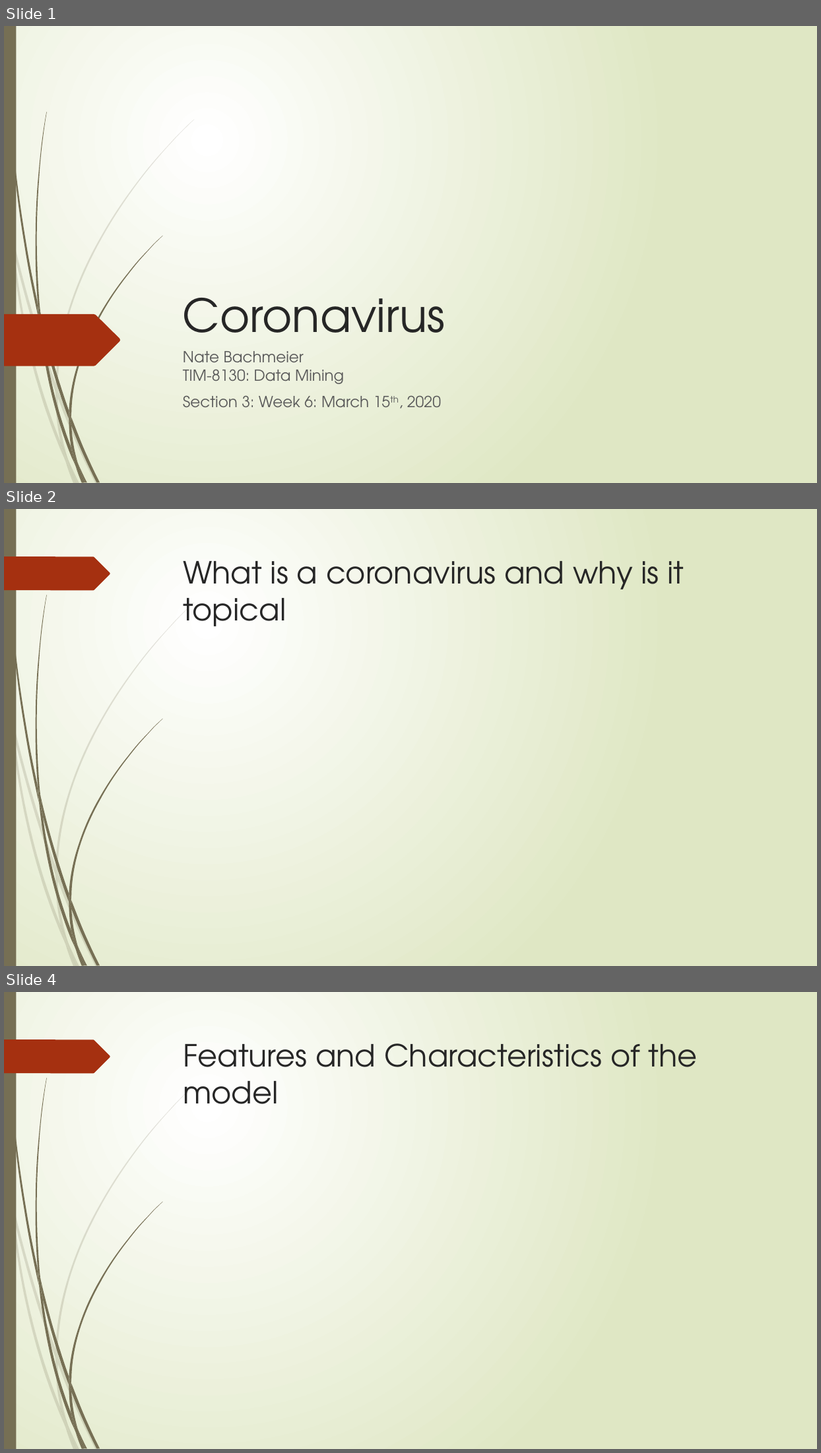
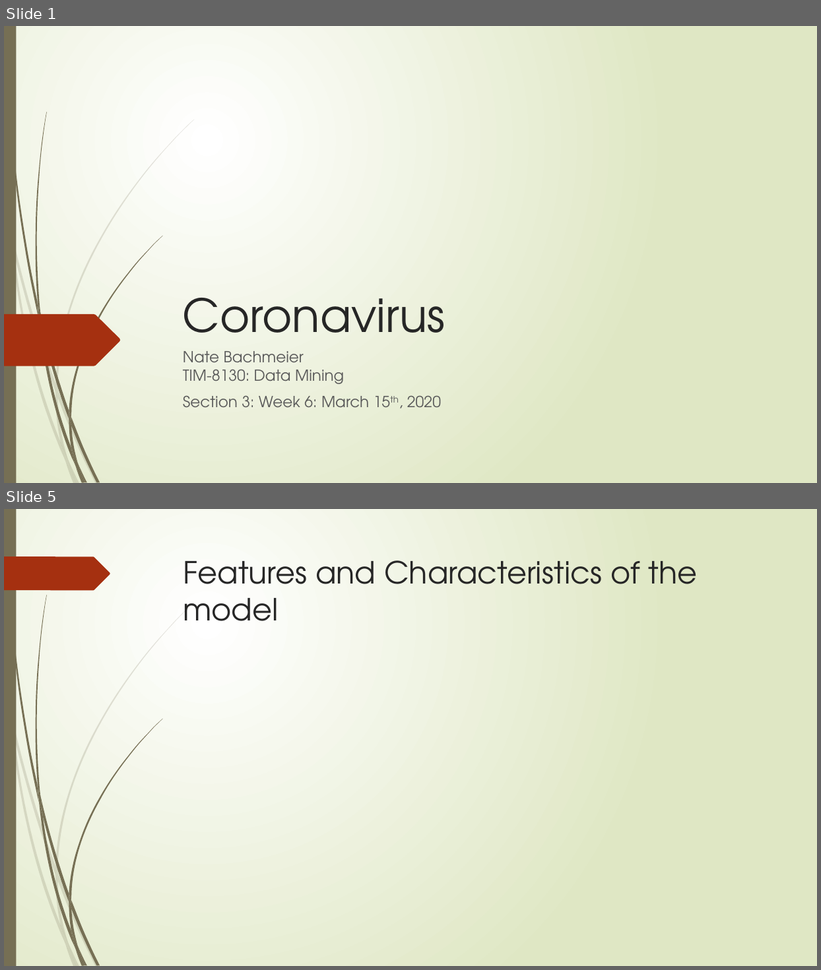
Before and after one commit to dr-natetorious/TIM-8130-Data_Mining, a slide deck: Week6_Statistics/BachmeierNTIM8130-6.pptx. Shown one above the other, each under a label of ours: slides 1, 2 and 4 before the commit, slides 1 and 5 after it; the slides between them are not shown. The pictures are 821x1453 and 821x970 pixels, drawn with LibreOffice and Linux fonts; fonts in the diff are those of the drawing. Boxes give left, top, right and bottom in pixels: in the first picture for what was removed or moved away, otherwise in the second. Text is boxed around its words. In the diff, an @@ line names an element or a change of style, - is before the commit and + after.

```diff
--- a/Week6_Statistics/BachmeierNTIM8130-6.pptx
+++ b/Week6_Statistics/BachmeierNTIM8130-6.pptx
@@ slide 2 removed at [4, 509, 817, 966], background gradient #FFFFFF to #DFE8C4; not listed: 24 template elements that a slide beside it also shows @@
@@ title removed at [183, 561, 684, 626] @@
-What is a coronavirus and why is it topical
@@ what was slide 4 is now slide 5 @@
```
Also in this commit, not shown: 1 slide changed, 2 slides added, 4 other files.
